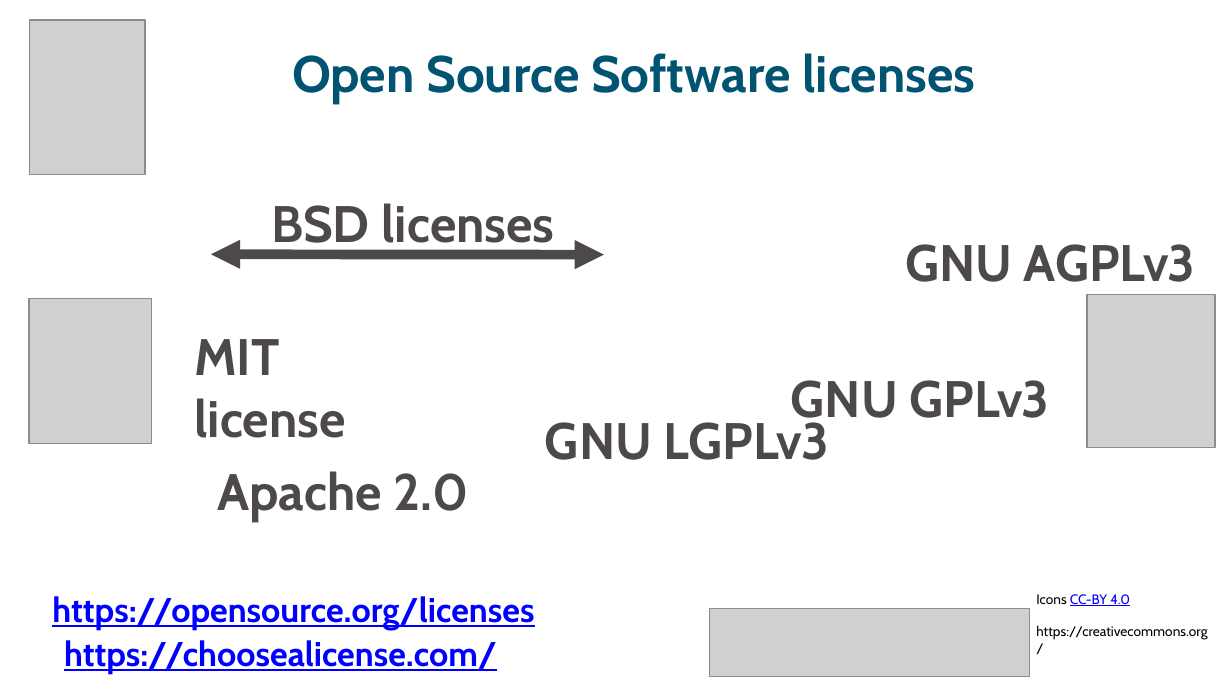
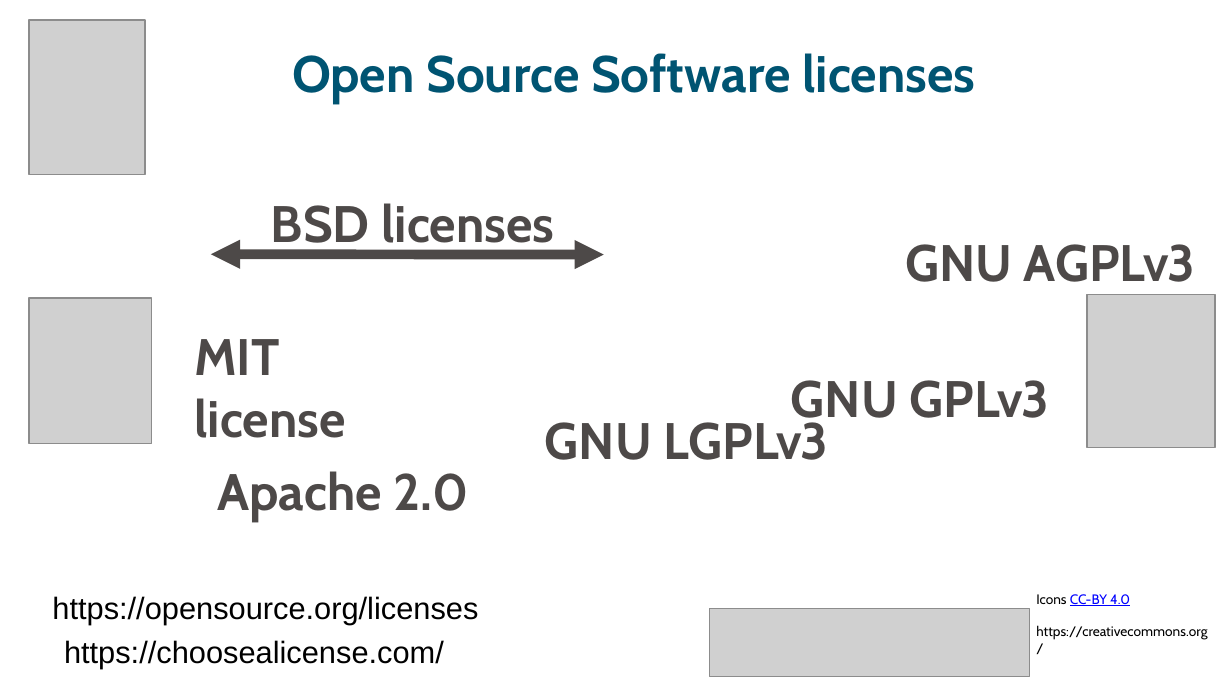
Before and after one commit to ELIXIR-Norway-Training/DMP-writing-workshop, a slide deck: slide 34 of 09_Licensing.odp (slide 32 before the commit). Drawn at 1232x693 pixels with LibreOffice and Linux fonts; fonts in the diff are those of the drawing; grey boxes stand for pictures. Boxes give left, top, right and bottom in pixels: in the first picture for what was removed or moved away, otherwise in the second. Text is boxed around its words. In the diff, an @@ line names an element or a change of style, - is before the commit and + after.

```diff
--- a/09_Licensing.odp
+++ b/09_Licensing.odp
@@ text "https://opensource.org/licenses" at bbox=[52, 596, 478, 625]: size 20 to 18 pt, font Cabin to Arial, text colour #0000FF to #000000, bold off, underline off @@
@@ text "https://choosealicense.com/" at bbox=[64, 640, 444, 668]: size 20 to 18 pt, font Cabin to Arial, text colour #0000FF to #000000, bold off, underline off @@
```
Also in this commit, not shown: 11 other slides changed, 5 slides added, 3 slides removed, 25 other files.
